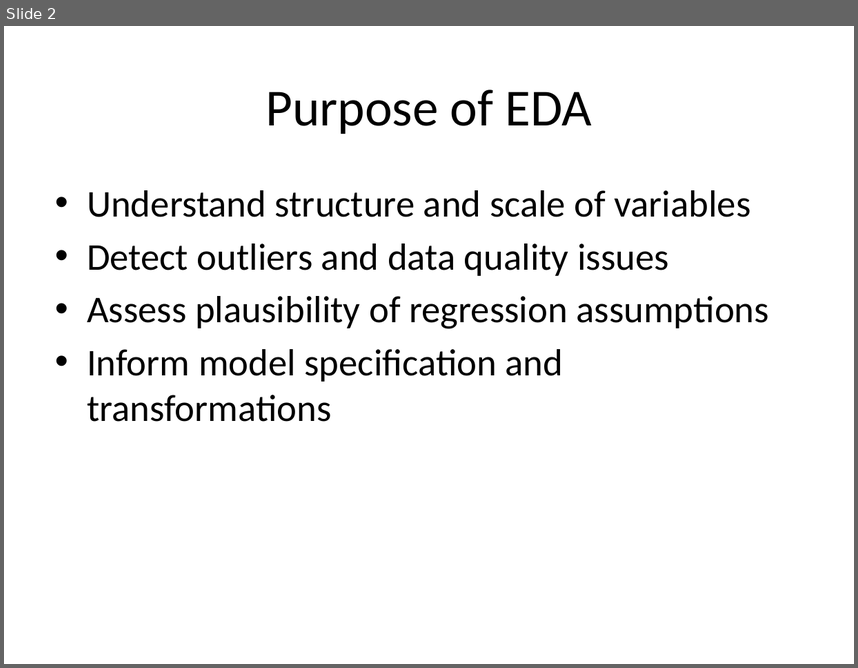
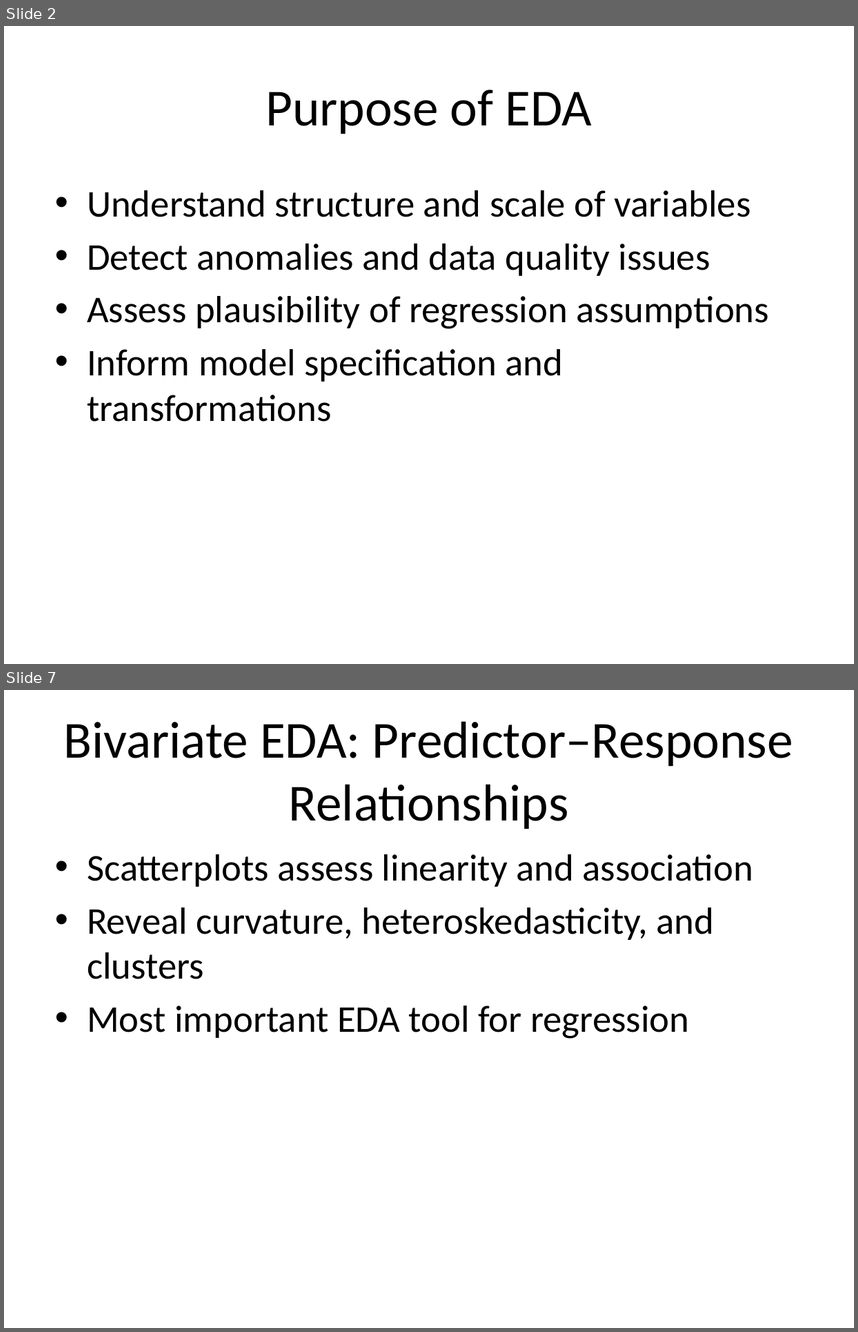
Before and after one commit to dustinpluta/STAT7630_Spring2026, a slide deck: Course_Notes/EDA_in_Regression.pptx. Shown one above the other, each under a label of ours: slide 2 before the commit, slides 2 and 7 after it; the slides between them are not shown. The pictures are 858x668 and 858x1332 pixels, drawn with LibreOffice and Linux fonts; fonts in the diff are those of the drawing. Boxes give left, top, right and bottom in pixels: in the first picture for what was removed or moved away, otherwise in the second. Text is boxed around its words. In the diff, an @@ line names an element or a change of style, - is before the commit and + after.

```diff
--- a/Course_Notes/EDA_in_Regression.pptx
+++ b/Course_Notes/EDA_in_Regression.pptx
@@ slide 7 added at (x1=4, y1=690, x2=854, y2=1328), background #FFFFFF @@
@@ title added at (x1=63, y1=721, x2=793, y2=829), 44 pt, text #000000 @@
+Bivariate EDA: Predictor–Response Relationships
@@ text added at (x1=87, y1=854, x2=753, y2=1038), 32 pt, text #000000 @@
+• Scatterplots assess linearity and association
+• Reveal curvature, heteroskedasticity, and clusters
+• Most important EDA tool for regression
@@ slide 2 changed as well @@
@@ text at (x1=87, y1=243, x2=711, y2=276): text changed @@
-• Detect outliers and data quality issues
+• Detect anomalies and data quality issues
```
Also in this commit, not shown: 6 other slides changed, 9 other slides added.
